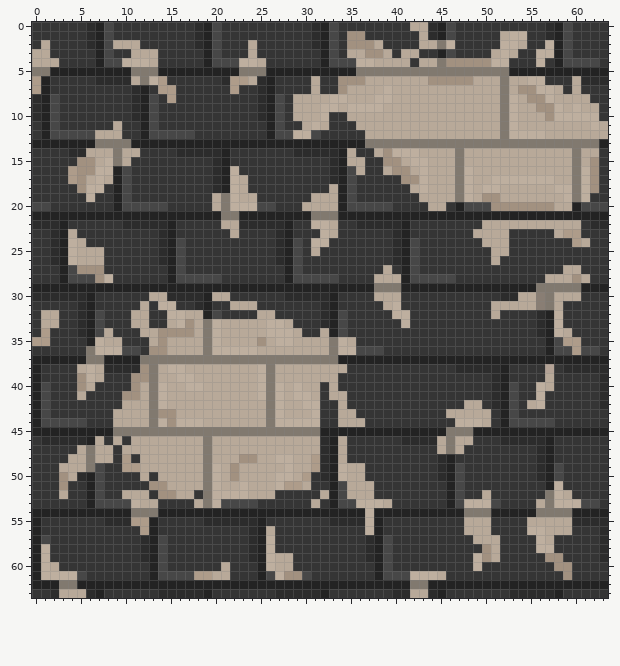
A pixel-art sprite gets an edit: Assets/Sprites/Ambiente/Paredes/Pared_V6.png. Above: the version before the commit.
The file is 64x64 pixels. Colours within 5 levels of each other are drawn and written as one.
The result:
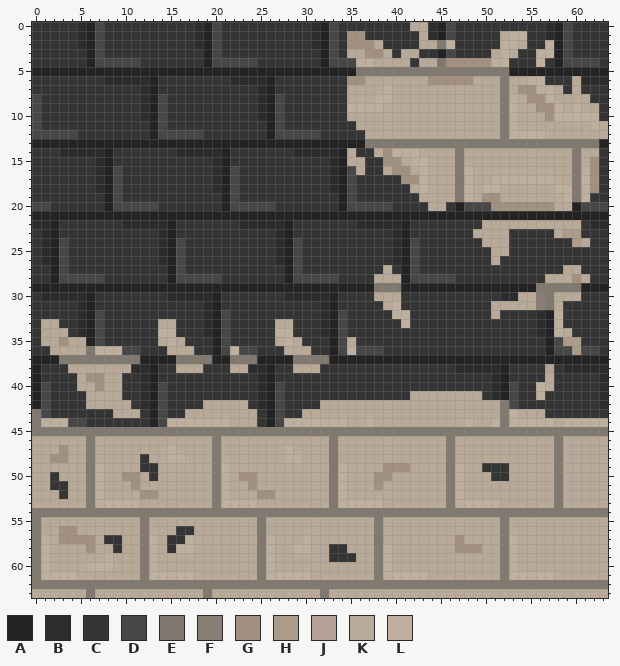
Palette (. is transparent): A #232323  B #2c2c2c  C #353535  D #474747  E #81796f  F #897e74  G #a29180  H #ae9c8a  J #b4a396  K #b8a999  L #beaf9f
What changed:
Changed rows in their new state; - is an unchanged pixel.
first column x 0:
 0 -----BADC-------------------------------------------------------
 1 -----BADC-------------------------------------------------------
 2 -C---BADCCCC------------C---------------------------------------
 3 CC----ADC--CCC----------C---------------------------------------
 4 CCC---AD--DDCC---------DDC--------------------------------------
 5 AA---------AAA---------AAA--------------------------------------
 6 CC-----C---BBAC------CBBB------C--C-----------------------------
 7 CC---------CBACC------C--------C--C-----------------------------
 8 DCC--------CBADC-------------CCCCCC-----------------------------
 9 DCC--------CBAD--------------CCCCCC-----------------------------
10 DCC--------CBAD--------------CCCC-------------------------------
11 DCC------C--CAD---------------CCC-------------------------------
12 DD---CCCCC--CA----D----------DD---------------------------------
13 -------AAAA-----------------------------------------------------
14 ---B--BBACCC----------------------------------------------------
15 -----CCBACC-----------------------------------------------------
16 ----CCCBADC-----------D-----------------------------------------
17 ----CCCBADC-----------DC----------------------------------------
18 -----CCBADC-----------DC---------B------------------------------
19 ------C-ADC---------CADCC------CCC------------------------------
20 --------AD----C-----CADDD-----CCCC------------------------------
21 ---------------------AA--------AAA------------------------------
22 --AC-----------------CC--------CCC------------------------------
23 -BACC-----------------C---------CC------------------------------
24 -BADCC-------------------------CC-------------------------------
25 -BADCCCC-----------------------C--------------------------------
26 -BADCCCC--------------------------------------------------------
27 --ADCCCC--------------------------------------------------------
28 --AD---DC-------------------------------------------------------
30 C------------CC----BAC------------------------------------------
31 ------------C-CC--CBA-CCC---------------------------------------
32 -CC--------CC--CCCCBAD---CC-------------------------------------
33 -----------CC-K-CCCBADCCCCCK------------------------------------
34 -KKK----C---CCLLCCCBADCCCCC--C--B-------------------------------
35 CKKGKK-DCC---CKL-CCCADCCCCCK--CCCAD-----------------------------
36 --KKKK-------CC---CCAD-DDCCC---CCAD-----------------------------
37 ---EEE--EEEEAAAA----AA---AAAA----A------------------------------
38 ----K-K-KKK-BACCK--CCC--BBACC---CCC-----------------------------
39 -----KGGKK-CBACCCCCCCCCCCBACCCCCCC------------------------------
40 -----K-GKK-CBADCCCCCCCCCCBADCCCC-C------------------------------
41 -----CKKKKCCBADCCCCCCCCCCBADCCCC-CC-------KKKKKKKK--------------
42 ------KKKK-CBADCCCC-----CBADCCCCKK-KKKKKKKKKKKKK--KKE--CC-------
43 E-----------CADCC--------CADCC-KKK--KKKKKKKKKK-----KELKKK-------
44 ELLL-----CCCCADL---LLL---CAD----LLL--LKKKKKKKKKK-K-LELLLLLKLLLLL
45 EEEEEEEEE-----------------------EEEEEEEEEEEEEE---EEEEEEEEEEEEEEE
46 KKKKKKE-K-K--------KE-----------KE-KKKKKKKKKK----KKKKKKKKKEKKKKK
47 KKKGK----K-----L---KE-------L---KE-KKKKKKKKKK---KKKKKKKKKKEKKKKK
48 KKGG-----KKKC--LL--KE--KK--K-L-KKE-KKKKKKKKKKKEKKKKKKKKKKKEKKKKK
49 KKK----LKKKKCC-----KELK-----K--KKE---KKGGGKKKKELKK---KKKKKEKKKKK
50 KK-K-KELKKGG-------KELKGG--KK-KKKE---KGGKKKKKKELKKK--KKKKKEKKKKK
51 KK-CKKELKKKGKKK----KEL-KG--KKK-KKEL---GKKKKKKKELKKKKKKKKKKEKKKKK
52 KKKCKKELKK--GGKK--KKE-KK-GGKKKKK-EL---KKKKKKKKELKK-KKKKKKKE-KKKK
53 KKKKKKELLLL---KKKK-KELLLLKKKKKK-KELL----KKKKKKEL---LKKKK-KEKKKKK
54 EEEEEEEEEEE---EEEEEEEEEEEEEEEEEEEEEEEEEEEEEEEEEE---EEEEE----EEEE
55 EKKKKKKKKKKKEKKKKKKKKKKKKEKKKKKKKKKKKKEKKKKKKKKK---KEKK-----KKKK
56 EKKGGKKKKKKKEKKK--KKKKKKKE-KKKKKKKKKKKEKKKKKKKKK---KEKKKK---KKKK
57 ELKGGGGK--KKELK--LKKKKKKKE-KKKLKKKKKKKEKKKKKKKKGK---ELKKK-KKKKKK
58 E-KKKKGKK-KKELK-LLKKKKKKKE-KKLLKK--KKKELKKKKKKKGGGK-ELKKKKKKKKKK
59 E-KKKKKKLKKKELKKKKKKKKKKKE---KKKK---KKELKKKKKKKKKKK-ELKKKKKKKKKK
60 E--KKKLLLKKKELKKKKKKK-KKKE---KKKKKKKKKELKKKKKKKKKKKKELKKKKKKKKKK
61 E----KKKKKKKELLLLLKK--KKKEL-LLLKKKKKKKELLL--K-KKKKKKELLLLLKKKKKK
62 EEE--EEEEEEEEEEEEEEEEEEEEEEEEEEEEEEEEEEEEE--EEEEEEEEEEEEEEEEEEEE
63 KKK---EKKKKKKKKKKKKEKKKKKKKKKKKKEKKKKKKKKK--KKKKKKKKKKKKKKKKKKKK
Where, in picture pixels (left, top, right, bottom), the same in both pictures:
changed: (32, 22, 608, 598)
